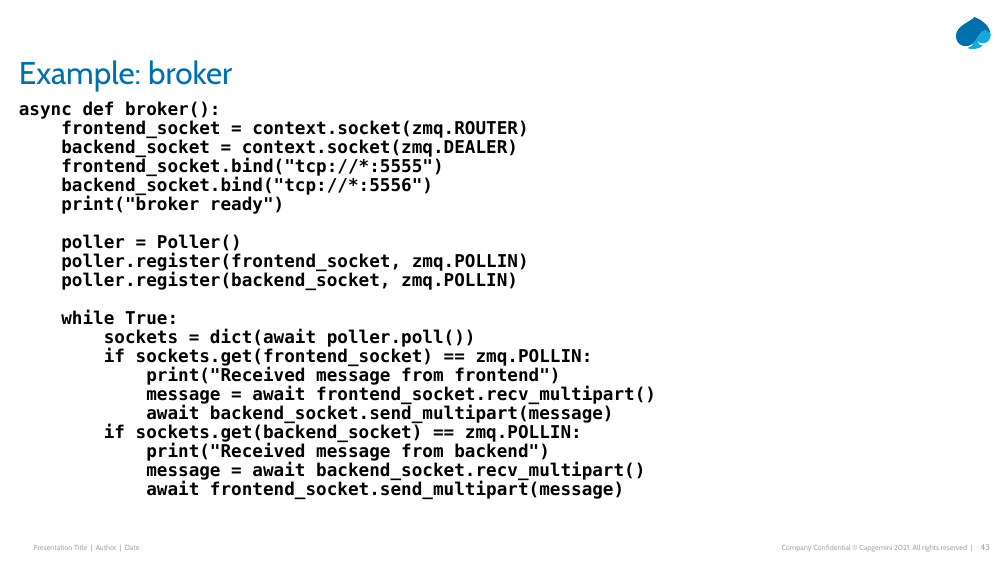
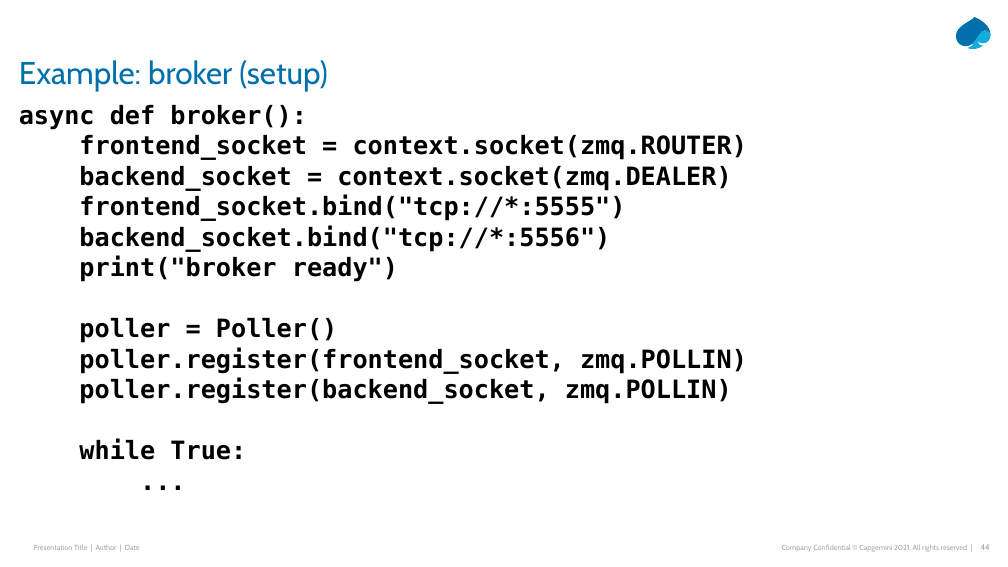
Before and after one commit to Python-Masterclass/Networking, a slide deck: slide 44 of Masterclass-7-Networking.pptx (slide 43 before the commit). Drawn at 1008x567 pixels with LibreOffice and Linux fonts; fonts in the diff are those of the drawing. Boxes give left, top, right and bottom in pixels: in the first picture for what was removed or moved away, otherwise in the second. Text is boxed around its words. In the diff, an @@ line names an element or a change of style, - is before the commit and + after.

```diff
--- a/Masterclass-7-Networking.pptx
+++ b/Masterclass-7-Networking.pptx
@@ title at <box>19,60,327,91</box>: text changed @@
-Example: broker
+Example: broker (setup)
@@ text at <box>19,105,747,460</box>: size 16.8 to 24 pt; line spacing 0.6 to 0.8 @@
@@ text at <box>104,329,656,500</box>: text changed; size 16.8 to 24 pt @@
-sockets = dict(await poller.poll())
-if sockets.get(frontend_socket) == zmq.POLLIN:
-print("Received message from frontend")
-message = await frontend_socket.recv_multipart()
-await backend_socket.send_multipart(message)
-if sockets.get(backend_socket) == zmq.POLLIN:
-print("Received message from backend")
-message = await backend_socket.recv_multipart()
-await frontend_socket.send_multipart(message)
+...
```
Also in this commit, not shown: 11 other slides changed, 2 slides added.
